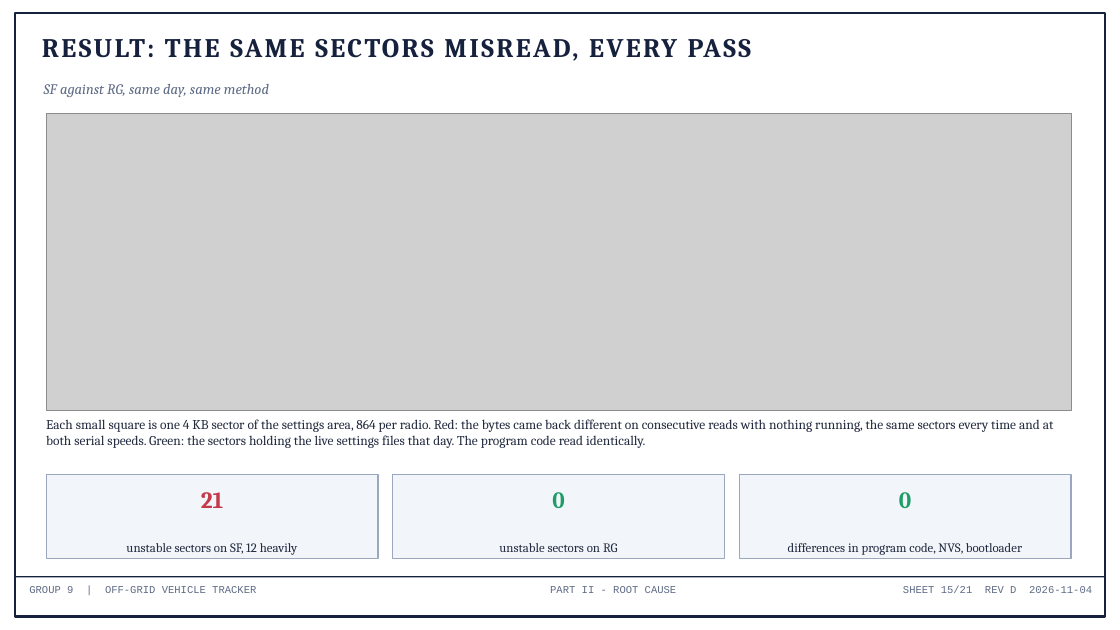
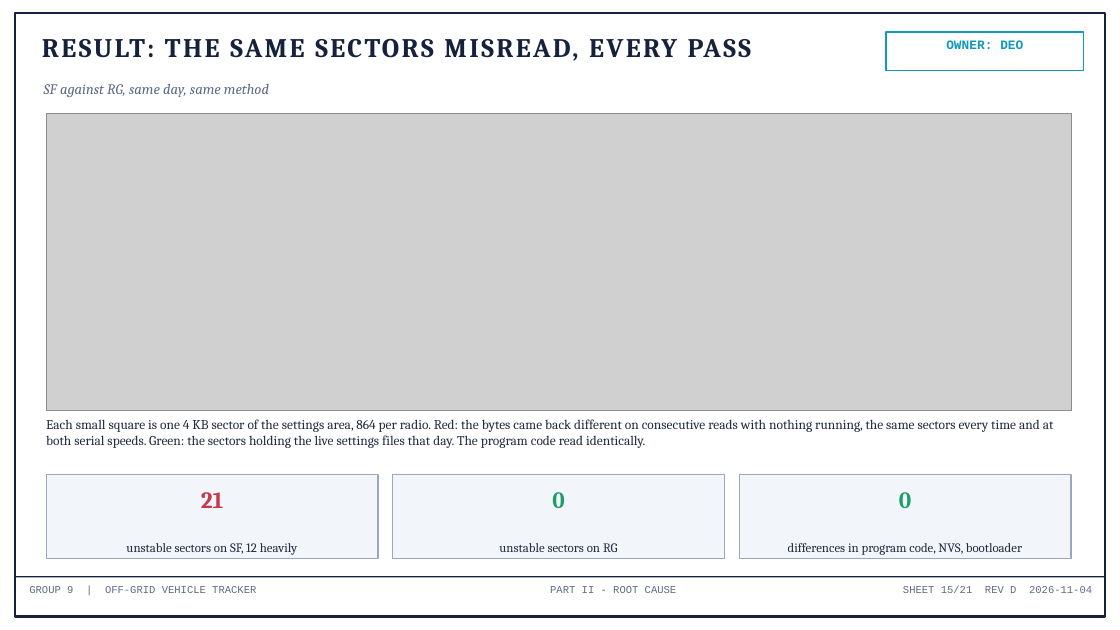
Before and after one commit to deosgracius/offgrid-vehicle-tracker, a slide deck: slide 15 of docs/presentations/Group9_Presentation.pptx. Drawn at 1120x630 pixels with LibreOffice and Linux fonts; fonts in the diff are those of the drawing; grey boxes stand for pictures. Boxes give left, top, right and bottom in pixels: in the first picture for what was removed or moved away, otherwise in the second. Text is boxed around its words. In the diff, an @@ line names an element or a change of style, - is before the commit and + after.

```diff
--- a/docs/presentations/Group9_Presentation.pptx
+++ b/docs/presentations/Group9_Presentation.pptx
@@ rectangle added at (886,32,1084,71), fill #FFFFFF, outline #1199BD 1.5 pt @@
@@ text added at (946,40,1023,49), 11 pt, text #1199BD, bold @@
+OWNER: DEO
```
Also in this commit, not shown: 8 other slides changed, 1 other file.
